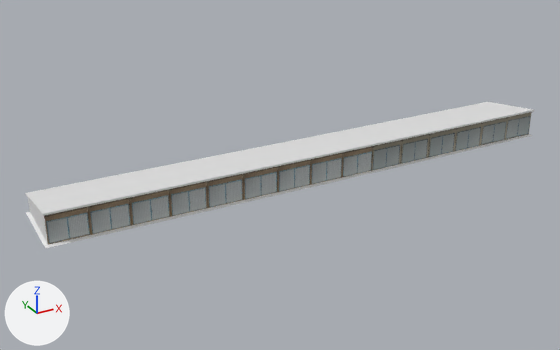
The glTF model Project/PackageSources/LSZF-assets/lszf-hangar206/lszf-hangar206.gltf as it was, and as the next commit left it.
The view is the same before and after, from a 50 mm camera at (-103.8, -94.6, 50.2) aimed at (-48.0, 6.8, -0.6). Lighting does not change. The marker at lower left points along +X, +Y and +Z. Where no turn or scale is listed for an object, it has been applied to the vertices. Vertices at the same position are counted once.
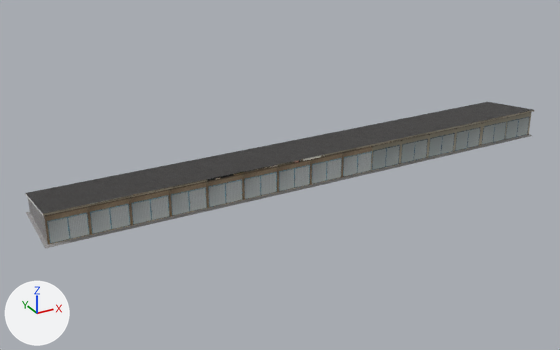
Pixel boxes [x1, y1, x2, y2] of what changed, in the pictures (560 x 350 px; the box of a moved part takes in the faces that stretch with it):
```json
{"part": 1, "of": "me_plane_022", "change": "moved or reshaped", "before": [44, 112, 531, 215], "after": [44, 112, 532, 215]}
{"part": 2, "of": "me_plane_022", "change": "recoloured", "before": [43, 110, 534, 216], "after": [43, 110, 534, 216]}
{"part": 3, "of": "me_plane_022", "change": "recoloured", "before": [26, 102, 533, 214], "after": [26, 102, 533, 214], "on screen": "white to grey"}
{"part": 4, "of": "me_plane_022", "change": "recoloured", "before": [26, 134, 532, 248], "after": [26, 134, 532, 248]}
```

Scene script edits in JSON lines:
```json
{"op": "add", "block": "img_generic_concrete_3_1k_diffuse", "code": ["img_generic_concrete_3_1k_diffuse = load_image('generic-concrete_3_1K_diffuse', '../texture/generic-concrete_3_1K_diffuse.jpg', 1024, 1024, 'sRGB')"]}
{"op": "add", "block": "img_generic_concrete_3_1k_normal", "code": ["img_generic_concrete_3_1k_normal = load_image('generic-concrete_3_1K_normal', '../texture/generic-concrete_3_1K_normal.jpg', 1024, 1024, 'Non-Color')"]}
{"op": "add", "block": "img_generic_roof_metal_1k_albedo_normal", "code": ["img_generic_roof_metal_1k_albedo_normal = load_image('generic_roof_metal_1K_albedo_normal', '../texture/generic_roof_metal_1K_albedo_normal.png', 1024, 1024, 'Non-Color')"]}
{"op": "add", "block": "img_generic_roof_metal_1k_albedo", "code": ["img_generic_roof_metal_1k_albedo = load_image('generic_roof_metal_1K_albedo', '../texture/generic_roof_metal_1K_albedo.png', 1024, 1024, 'sRGB')"]}
{"op": "add", "block": "mat_cc0_hangarboden", "code": ["mat_cc0_hangarboden = bpy.data.materials.new('CC0_Hangarboden')", "# uses the picture img_generic_concrete_3_1k_diffuse", "# uses the picture img_generic_concrete_3_1k_normal"]}
{"op": "add", "block": "mat_generic_roof_ethernit", "code": ["mat_generic_roof_ethernit = bpy.data.materials.new('generic_roof_ethernit')", "# uses the picture img_generic_roof_metal_1k_albedo", "# uses the picture img_generic_roof_metal_1k_albedo_normal"]}
{"block": "me_plane_022", "where": "# used by ob_plane_016; location = (0.0, 0.0, 0.0)"}
{"op": "remove", "block": "me_plane_022", "code": "me_plane_022.from_pydata(...)  # 114 vertices, 200 faces; spans x -87.4..0.5, y -0.5..11.9, z -0.2..4.8"}
{"op": "add", "block": "me_plane_022", "code": "me_plane_022.from_pydata(...)  # 115 vertices, 204 faces; spans x -87.4..0.5, y -0.5..11.9, z -0.2..4.8"}
{"block": "me_plane_022", "change": "me_plane_022 part 1"}
{"block": "me_plane_022", "change": "1 vertex is removed from x -17.3, y 11.6, z -0.2"}
{"block": "me_plane_022", "change": "25 faces are deleted"}
{"block": "me_plane_022", "change": "2 vertices are added at (-63.8, -0.3, 4.8), (-63.8, -0.3, 4.5)"}
{"block": "me_plane_022", "change": "15 new faces join them, mat_hangar_206 (picture img_lszf_hangar206_2k_albedo)"}
{"block": "me_plane_022", "change": "2 new faces join them, mat_unicolor_grey (white #e7e7e7)"}
{"block": "me_plane_022", "change": "2 new faces join them, mat_generic_roof_ethernit"}
{"block": "me_plane_022", "change": "10 new faces join them, mat_cc0_hangarboden"}
{"block": "me_plane_022", "change": "me_plane_022 part 2: 12 faces spanning x -87.1..0.2, y -0.4..11.0, z 0.0..4.8 switch from mat_unicolor_grey (white #e7e7e7) to mat_hangar_206 (picture img_lszf_hangar206_2k_albedo)"}
{"block": "me_plane_022", "change": "me_plane_022 part 3: 29 faces spanning x -87.1..0.2, y -0.4..11.7, z 3.0..4.8 switch from mat_unicolor_grey (white #e7e7e7) to mat_generic_roof_ethernit"}
{"block": "me_plane_022", "change": "me_plane_022 part 4: 50 faces spanning x -87.4..0.5, y -0.5..11.9, z -0.2..4.5 switch from mat_unicolor_grey (white #e7e7e7) to mat_cc0_hangarboden"}
```
